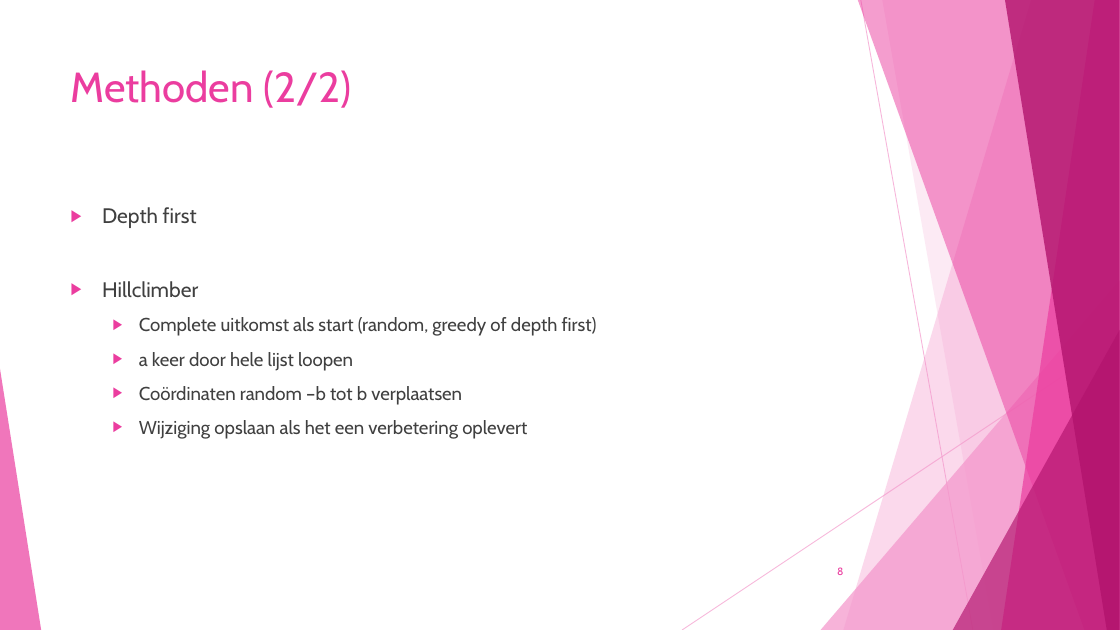
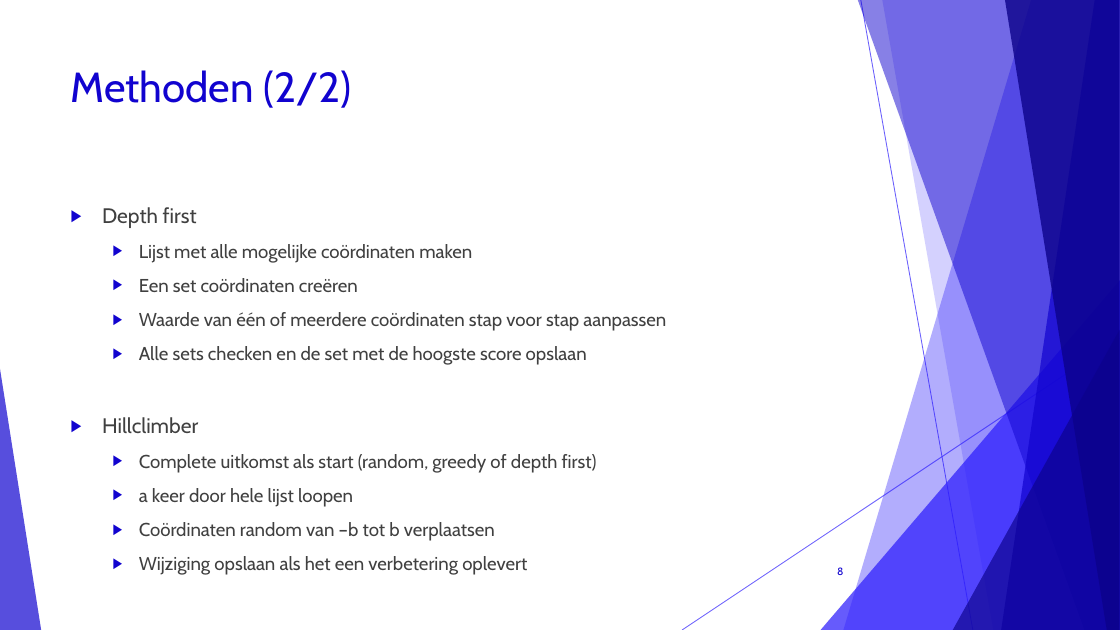
Before and after one commit to corne12345/Lekker-oke-, a slide deck: slide 8 of Eindpresentatie/Amstelhage eindpresentatie.pptx. Drawn at 1120x630 pixels with LibreOffice and Linux fonts; fonts in the diff are those of the drawing. Boxes give left, top, right and bottom in pixels: in the first picture for what was removed or moved away, otherwise in the second. Text is boxed around its words. In the diff, an @@ line names an element or a change of style, - is before the commit and + after.

Commit message:
change PP

```diff
--- a/Eindpresentatie/Amstelhage eindpresentatie.pptx
+++ b/Eindpresentatie/Amstelhage eindpresentatie.pptx
@@ freeform shape at [844,0,1120,630]: fill #F496CB at 36% opacity to #2C1CFC at 36% opacity @@
@@ freeform shape at [858,0,1120,630]: fill #EB3D9F at 50% opacity to #1103CF at 50% opacity @@
@@ line (861, 0) - (973, 630): stroke #F496CB 0.75 pt to #2C1CFC 0.75 pt @@
@@ freeform shape at [882,0,1120,630]: fill #F496CB at 20% opacity to #2C1CFC at 20% opacity @@
@@ freeform shape at [1002,0,1120,630]: fill #EB3D9F at 70% opacity to #1103CF at 70% opacity @@
@@ freeform shape at [1005,0,1120,630]: fill #B2136D at 80% opacity to #0C028A at 80% opacity @@
@@ title "Methoden (2/2)" at [71,70,351,108]: text colour #EB3D9F to #1103CF @@
@@ text at [102,207,597,575]: bullet colour #EB3D9F to #1103CF @@
@@ text at [139,244,666,365]: paragraphs added @@
+  ▶ Lijst met alle mogelijke coördinaten maken
+  ▶ Een set coördinaten creëren
+  ▶ Waarde van één of meerdere coördinaten stap voor stap aanpassen
+  ▶ Alle sets checken en de set met de hoogste score opslaan
@@ triangle at [821,280,1120,630]: fill #F496CB at 72% opacity to #2C1CFC at 72% opacity @@
@@ line (1120, 339) - (682, 630): stroke #F496CB 0.75 pt to #2C1CFC 0.75 pt @@
@@ triangle at [953,330,1120,630]: fill #B2136D at 66% opacity to #0C028A at 66% opacity @@
@@ triangle at [0,369,41,630]: fill #EB3D9F at 70% opacity to #1103CF at 70% opacity @@
@@ text at [139,522,495,541]: text changed @@
-  ▶ Coördinaten random –b tot b verplaatsen
+  ▶ Coördinaten random van –b tot b verplaatsen
@@ page number at [837,567,843,575]: text colour #EB3D9F to #1103CF @@
```
Also in this commit, not shown: 12 other slides changed, 1 slide added.
